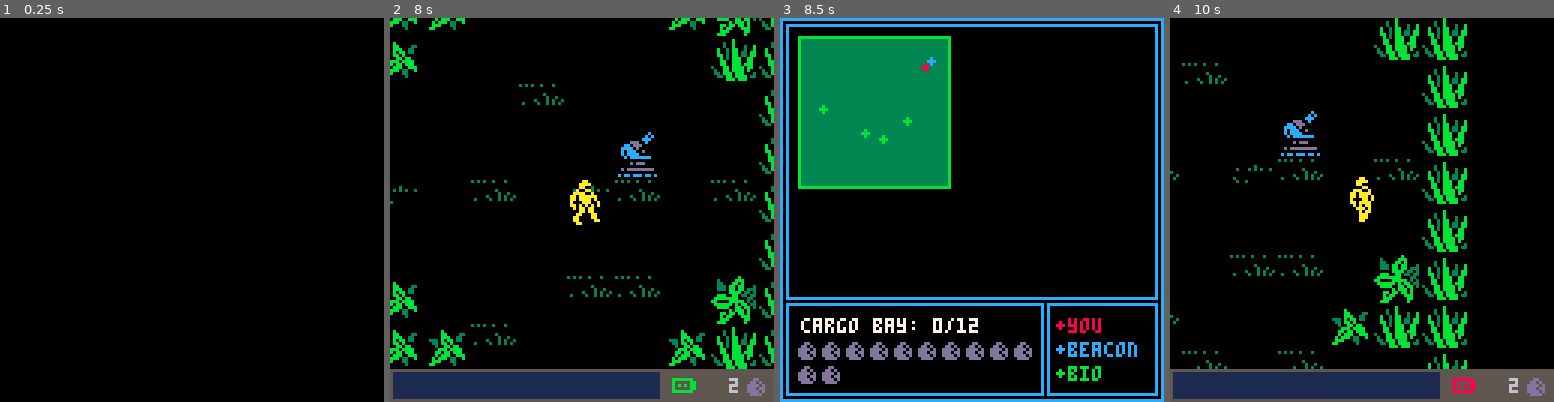
Above: before the commit, frames 1-4 (left to right).
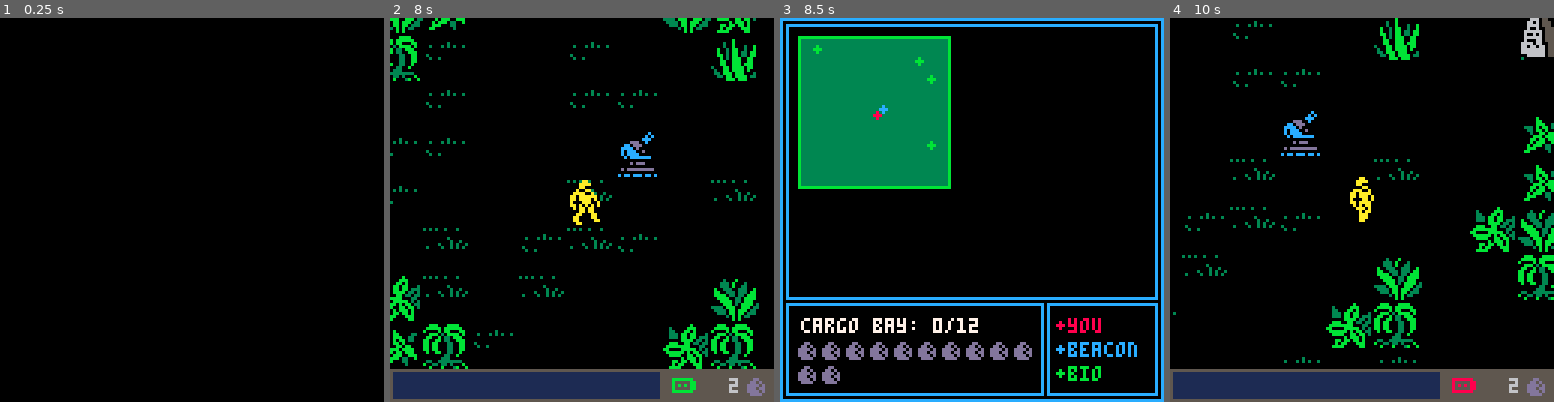
Above: after the commit, the same moments.

Repository: morningtoast/pico8-alien
Game: PICO-8 cartridge alienharvest.p8
The game is run twice, just before and just after one commit, with the same random seed, the same clock (stepped at 60 frames per second) and the same inputs.
Inputs:
- Up to frame 1 (0.25 s): no input
- Up to frame 2 (8 s): tap X (X key) at 0.33, 1.07, 1.85, 2.97, 4.08, 5.2, 6.32, 7.43 s; tap O (Z key) at 0.7, 1.7, 2.1, 2.5, 2.9, 3.3, 3.7, 4.1, 4.5, 4.9, 5.3, 5.7, 6.1, 6.5, 6.9, 7.3, 7.7 s; hold Right 1.6-2.1 s; hold Up 2.15-2.42 s; hold Right 2.47-3.03 s; hold Left 3.08-3.58 s; hold Down 3.63-3.97 s; hold Right 4.02-4.68 s; hold Up 4.73-5.03 s; hold Left 5.08-5.68 s; hold Down 5.73-6.03 s; hold Right 6.08-6.58 s; hold Right 6.63-7.13 s; hold Up 7.18-7.45 s; hold Right from 7.5 s (still down)
- Up to frame 3 (8.5 s): release Right at 8.07 s; tap O (Z key) at 8.1 s; hold Left from 8.12 s (still down)
- Up to frame 4 (10 s): tap O (Z key) every 0.4 s from 8.5 to 9.7 s; tap X (X key) at 8.55, 9.67 s; release Left at 8.62 s; hold Down 8.67-9 s; hold Right 9.05-9.72 s; hold Up from 9.77 s (still down)

Frame 1 is identical in both runs. In frame 2, 7.0% of the frame differs, in the area x 0-100%, y 0-92%; in frame 3, 0.4%; in frame 4, 11%.

Commit message:
Work for v1.3; Redoing titles, fixing terror mode

Diff:
--- a/alienharvest.p8
+++ b/alienharvest.p8
@@ -4,9 +4,7 @@
 --alien harvest
 --brian vaughn, 2017
 
---https://twitter.com/@morningtoast
-
-ver="v1.2"
+ver="v1.3"
 ef=function() end
 cart=function(u,d) cart_update,cart_draw=u,d gt=0 end
 tm,tmo,gt=0,false,0
@@ -212,7 +210,7 @@
 	if tile.o==7 then
 		if bomb_t==0 then
 			sfx(18)
-			tkr("arming bomb, stand by",true)
+			tkr("arming bomb",true)
 		end
 
 		tile.bomb_st=1
@@ -942,7 +940,6 @@
 		bait=false,
 		anim={l={128,130,132,130},f=1,r=8},
 		update=function(self)
-			-- alien is always looking for player. this will skip the delay-find state of huggers
 			if self.st<10 then
 				if in_range(p_cx,p_cy, self.cx,self.cy, 60) then
 					if not self.chase then chg_st(self,4) end
@@ -953,7 +950,6 @@
 
 			alien_update(self)
 
-			-- within bait range, go there and sleep
 			if self.st==10 then
 				local heading   = atan2(self.bait.x-self.x, self.bait.y-self.y)
 				self.dx,self.dy = dir_calc(heading, 1)
@@ -1022,7 +1018,6 @@
 	self.tx,self.ty=px_to_tile(self.cx,self.cy)
 	self.tile=get_tile(self.tx,self.ty)
 
-	-- caught the player
 	if self.st<99 then
 		if in_range(self.cx,self.cy, p_cx,p_cy, 8) then
 			chg_st(self,98)
@@ -1031,7 +1026,6 @@
 	end
 
 
-	-- initial pathfinding
 	if self.st==0 then
 		self.chase=false
 		self.speed=self.wander_spd
@@ -1045,7 +1039,6 @@
 				self.wpcount=5
 			end
 
-			-- use random empty for body-free map and aliens
 			if not near then
 				near={tx=self.tx,ty=self.ty}
 				while near.tx==self.tx and near.ty==self.ty do
@@ -1056,14 +1049,12 @@
 			self.navpath,self.endpoint,self.waypoint=pathfind(self.tx,self.ty, near.tx,near.ty)
 		end
 
-		-- "thinking" delay, only start moving after 2 seconds
 		if self.t>sec(2) then
 			chg_st(self,1)
 		end
 	end
 
 
-	-- get heading towards next waypoint
 	if self.st==1 then
 		self.dest=pf_list[self.navpath[self.waypoint]]
 
@@ -1081,12 +1072,10 @@
 	end
 
 
-	-- movement towards waypoint
 	if self.st==2 then
 		self.x+=self.dx
 		self.y+=self.dy
 
-		-- if actor is chasing player but player escapes, keep going along path like normal but wander speed
 		if self.chase and not in_range(p_cx,p_cy, self.cx,self.cy, self.detect+15) then
 			self.chase=false
 			self.speed=self.wander_spd
@@ -1094,13 +1083,10 @@
 		end
 
 
-		-- if actor's midpoint is within mid-tile, go to next waypoint
 		if in_range(self.cx,self.cy, self.dest.x+8,self.dest.y+8, 5) then
 			self.waypoint+=1
 			self.wpcount-=1
 
-			-- when at end of path, find a new path
-			-- or if they've moved the limit number of spots, delay and do more
 			if self.waypoint>#self.navpath then
 				chg_st(self,0)
 			else
@@ -1115,10 +1101,7 @@
 	end
 
 
-
-	-- artificial delay before more movement
 	if self.st==3 then
-		-- see if player in range and switch to chase mode; range extended during rest
 		if in_range(p_cx,p_cy, self.cx,self.cy, self.detect) then
 			chg_st(self,4)
 		else
@@ -1134,7 +1117,7 @@
 				end
 
 				if id==2 then
-					self.wpcount=rand(3)+2 --fewer segements, stopping a lot
+					self.wpcount=rand(3)+2
 					chg_st(self,1)
 				end
 			end
@@ -1142,7 +1125,6 @@
 	end
 
 
-	-- enter chase state; pathfind to player and speed up
 	if self.st==4 then
 		self.navpath,self.endpoint,self.waypoint=pathfind(self.tx,self.ty, p_tx,p_ty)
 		self.speed=self.chase_spd
@@ -1235,23 +1217,30 @@
 	grid={}
 	pf_list={}
 
-	-- coordinates are for 16x16px blocks; 8 per screen
 	for x=1,map_tilew do
 		grid[x]={}
 
 		for y=1,map_tileh do
 			grid[x][y]={
 				tx=x,ty=y,
-				n=0,f=0,g=0,h=0,p=0,status=0, --pathfinding vars
+				n=0,f=0,g=0,h=0,p=0,status=0,
 				o=0,s=0,
-				w=true --is space walkable? true=open,false=blocked
+				w=true --is tile empty?
 			}
 		end
 	end
 
 	for mx=1,map_w do
 		for my=1,map_h do
-			create_screen(mx,my, rand(9)+3,rand(2))
+			local lx,ly=0,0
+
+			while (lx==0 and ly==0) or (lx==1 and ly==0) do
+				lx=rand(14)
+				ly=rand(2)
+			end
+
+			create_screen(mx,my, lx,ly)
+
 		end
 	end
 
@@ -1336,7 +1325,7 @@
 end
 
 
-bush_sprites={1,3,5}
+bush_sprites={1,3,5,40,72}
 function create_screen(mx,my, lx,ly)
 	function read_spritelayout(sprx,spry)
 		local ox=sprx*8
@@ -1382,12 +1371,12 @@
 				tile.w=false
 			end
 
-			-- transport beacon
+			-- beacon
 			if pxc==12 then
 				tile.o=6
 			end
 
-			-- egg spawn pool
+			-- spawn
 			if pxc==15 then
 				tile.o=2
 			end
@@ -1398,7 +1387,7 @@
 				map_eggs+=1
 			end
 
-			-- bomb detonator
+			-- detonator
 			if pxc==14 then
 				tile.o=8
 				det_st=0
@@ -1410,7 +1399,7 @@
 				tile.o=9
 			end
 
-			-- player start position
+			-- player
 			if pxc==8 then
 				p_x,p_y,p_cx,p_cy=tile_to_px(tilex,tiley)
 				p_tx,p_ty=tilex,tiley
@@ -1506,33 +1495,62 @@
 	level_id=0
 	p_eggs=0
 	map_eggs=0
-	quota=12
 	gameover=0
 	grid={}
 	blood={}
 	levels={}
-	countdown=sec(40)
-	tran_w=5
+
 
 	local ty=-8
 	local hugspr=anim(hug_anim,true)
 	local hugx=-16
+	local gst=1
+	local label=""
 	local tc=12
 
-	if tmo then
-        tc=8
-        countdown=sec(30)
-		quota=20
-		tran_w=7
-    end
+	if tm>0 then tc=8 end
+
+	function smode(n)
+		gst+=n
+		if gst>3 then gst=1 end
+
+		if gst==1 then
+			tmo=false
+			countdown=sec(40)
+			tran_w=5
+			quota=12
+		end
+
+		if tm>0 and gst==3 then
+			tmo=true
+			countdown=sec(30)
+			quota=20
+			tran_w=7
+			firstplay=false
+		end
+	end
 
 	fd_init()
+	smode(0)
 
 	function title_update()
-		if btnzp then if firstplay then story_init(true) else start_init() end end
-		if btnxp then help_init() end
-
-		if btnp(2) and tm>0 then if tc==8 then tc=12 tmo=false else tc=8  tmo=true end end
+		if btnzp or btnxp then
+			if gst==1 or (gst==3 and tm>0) then
+				if firstplay then story_init(true) else start_init() end
+			end
+
+			if gst==2 then help_init() end
+		end
+
+		label="normal mode"
+
+		if gst==2 then label="how to play" end
+		if gst==3 then
+			if tm>0 then label="terror mode" else label="mode locked" end
+		end
+
+		if btnp(1) then smode(1) end
+		if btnp(0) then smode(-1) end
 
 		if gt>sec(1.5) then fd_update() end
 		hugspr=anim(hug_anim)
@@ -1544,7 +1562,7 @@
 		center_text("harvest",68,fd_c)
 
 		if gt>sec(2.5) then
-			center_text("press z to start;press x for help",100,6)
+			center_text("< "..label.." >",100,6)
 		end
 		palt(2,true)
 
@@ -1581,7 +1599,7 @@
 		print("stand on beacon when\nthere are no more eggs\nto go to next planet",26,34, 7)
 
 		spr(9, 6,62, 2,1)
-		print("search bodies to find\nand equip weapons\n\n\nwatch the scrolling\ndisplay for help\n\n\nuse z for map scan\nuse x for weapon", 26,60,7)
+		print("search bodies to\nfind weapons\n\n\nwatch the scrolling\ndisplay for help\n\n\nuse z for map scan\nuse x for weapon", 26,60,7)
 
 
 
@@ -1596,7 +1614,7 @@
 		print("gun has one shot.\nauto-aims at aliens", 28,8, 7)
 
 		spr(96, 7,30, 2,2)
-		print("bait will distract\naliens briefly", 28,30,7)
+		print("bait will distract\naliens", 28,30,7)
 
 
 		center_text("avoid aliens", 52, 8)
@@ -1687,8 +1705,7 @@
 
 	function vic_unlock()
 		fd_update()
-		center_text("terror mode unlocked",20, fd_c)
-		center_text("press up on title screen;to toggle terror mode", 50, fd_c)
+		center_text("terror mode unlocked",40, fd_c)
     end
 
 
@@ -1967,7 +1984,7 @@
 	return secs..":"..micro
 end
 
--- add_tiles(quantity, sourcetileid, occupantid, distanceoccupantid, distancefromplayer, callback)
+
 function add_tiles(q, src, occ, od, pd, f)
 	local try=1
 	local esc=1
Not shown, changed: 66 lines of the sprite sheet (__gfx__) section of alienharvest.p8
Not shown, removed: alienharvest.p8.png
Not shown, changed: sheet.png
